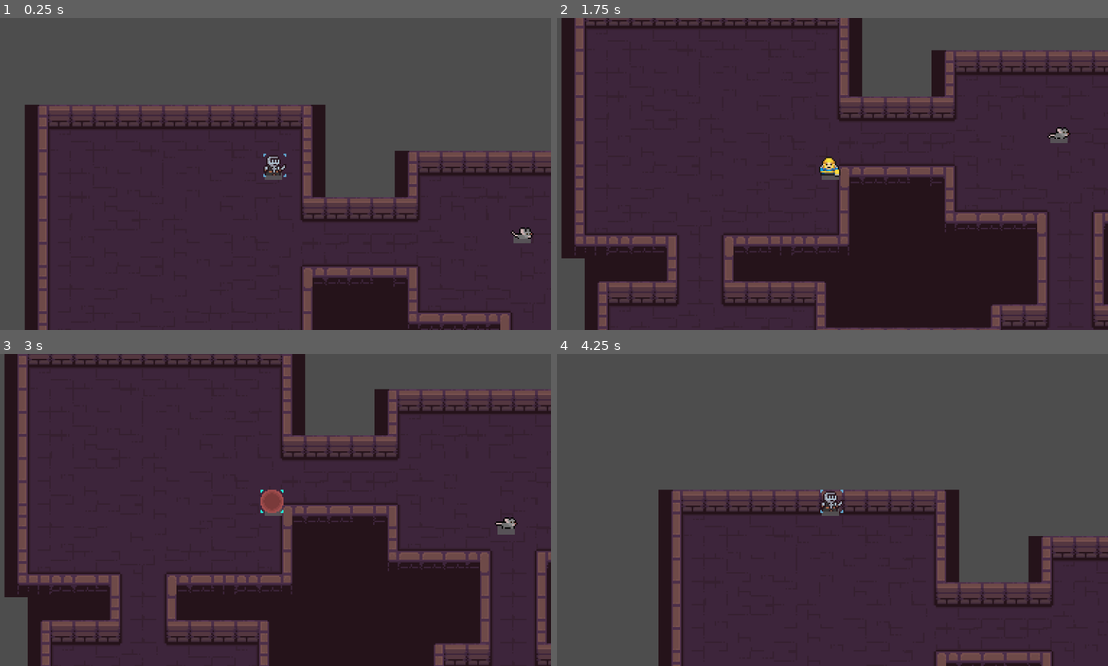
Above: before the commit, frames 1-4 (two rows, left to right).
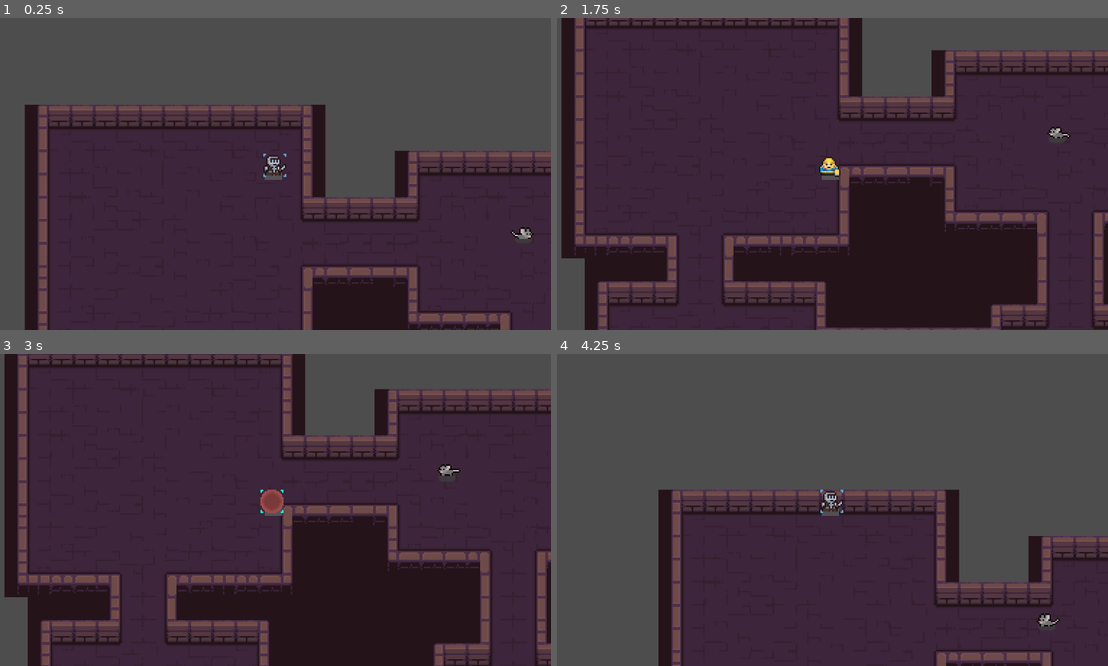
Above: after the commit, the same moments.

Repository: Mlee671/too-many-cats-
Game: Godot game, scene res://Scenes/main.tscn
The game is run twice, just before and just after one commit, with the same random seed, the same clock (stepped at 60 frames per second) and the same inputs.
Inputs (mouse positions are in pixels of both pictures, inside the frame that each line leads up to):
- Up to frame 1 (0.25 s): no input
- Up to frame 2 (1.75 s): tap Enter at 0.5 s; move the mouse to (953, 158) at 0.52 s; hold Right (Right) 0.53-1.28 s; tap Space (ability) at 0.6 s; move the mouse to (716, 189) at 1.27 s; hold S (Down) from 1.28 s (still down); right-click (716, 189) at 1.35 s
- Up to frame 3 (3 s): move the mouse to (330, 441) at 2.02 s; release S (Down) at 2.03 s; press the mouse at (330, 441) at 2.03 s; hold Right (Right) 2.03-2.78 s; move the mouse to (247, 572) at 2.77 s; release the mouse at (247, 572) at 2.78 s; hold W (Up) from 2.78 s (still down); tap Space (ability) at 2.85 s
- Up to frame 4 (4.25 s): move the mouse to (997, 556) at 3.52 s; release W (Up) at 3.53 s; hold A (Left) from 3.53 s (still down); right-click (997, 556) at 3.6 s

The runs differ from the first frame. In frame 1, less than 0.1% of the frame differs, in the area x 93-97%, y 69-73%; in frame 2, 0.1%; in frame 3, 0.3%, in the area x 79-94%, y 35-58%; in frame 4, 0.1%.

Commit message:
debug warnings fixed, enemy shadow fixed to capsule instead of rect

Diff:
--- a/entity/enemy/Enemy.tscn
+++ b/entity/enemy/Enemy.tscn
@@ -4,6 +4,14 @@
 [ext_resource type="PackedScene" uid="uid://cu7va32w0ae3h" path="res://entity/enemy/health/HealthBar.tscn" id="2_2vbla"]
 [ext_resource type="Script" uid="uid://c0rwmgxx271u3" path="res://entity/enemy/vision_radius.gd" id="3_3vmdj"]
 [ext_resource type="Script" uid="uid://cwqusbmtuox3n" path="res://entity/enemy/enemy_animation.gd" id="3_23wh4"]
+
+[sub_resource type="StyleBoxFlat" id="StyleBoxFlat_23wh4"]
+bg_color = Color(0.24313726, 0.24313726, 0.24313726, 0.7921569)
+corner_radius_top_left = 1000
+corner_radius_top_right = 1000
+corner_radius_bottom_right = 1000
+corner_radius_bottom_left = 1000
+corner_detail = 15
 
 [sub_resource type="CapsuleShape2D" id="CapsuleShape2D_pux1x"]
 radius = 5.0
@@ -35,11 +43,11 @@
 
 [node name="visual" type="Node2D" parent="." unique_id=1227261934]
 
-[node name="shadow" type="ColorRect" parent="visual" unique_id=1237059839]
+[node name="shadow" type="Panel" parent="visual" unique_id=167189831]
 offset_left = -13.0
 offset_right = 13.0
 offset_bottom = 8.0
-color = Color(0.36862746, 0.36862746, 0.36862746, 0.7921569)
+theme_override_styles/panel = SubResource("StyleBoxFlat_23wh4")
 
 [node name="texture" type="Sprite2D" parent="visual" unique_id=1680913945]
 
--- a/entity/enemy/basic_ranged/BasicRangedEnemy.tscn
+++ b/entity/enemy/basic_ranged/BasicRangedEnemy.tscn
@@ -120,9 +120,9 @@
 [node name="BasicRangedEnemy" unique_id=310538941 instance=ExtResource("1_enhxg")]
 script = ExtResource("2_ocqek")
 
-[node name="shadow" parent="visual" parent_id_path=PackedInt32Array(1227261934) index="0" unique_id=1237059839]
-offset_left = -6.0
-offset_right = 6.0
+[node name="shadow" parent="visual" parent_id_path=PackedInt32Array(1227261934) index="0" unique_id=167189831]
+offset_left = -5.0
+offset_right = 7.0
 offset_bottom = 6.0
 
 [node name="texture" parent="visual" parent_id_path=PackedInt32Array(1227261934) index="1" unique_id=1680913945]
@@ -130,7 +130,7 @@
 hframes = 4
 vframes = 6
 
-[node name="hitbox" parent="." index="1" unique_id=1076322931]
+[node name="Hitbox" parent="." index="1" unique_id=1076322931]
 position = Vector2(0, -1)
 rotation = 1.5707964
 
--- a/entity/enemy/basic_ranged/basic_ranged_enemy.gd
+++ b/entity/enemy/basic_ranged/basic_ranged_enemy.gd
@@ -6,8 +6,3 @@
 	move_speed = 30.0
 	accel = 20.0
 	super._ready()
-
-
-# Called every frame. 'delta' is the elapsed time since the previous frame.
-func _process(delta: float) -> void:
-	pass
--- a/entity/enemy/enemy.gd
+++ b/entity/enemy/enemy.gd
@@ -6,7 +6,7 @@
 @export var vision_range: float
 
 @export var move_speed: float
-@export var accel: int
+@export var accel: float
 
 ## Emitted when enemy has taken damage
 signal damage(amount: int)
@@ -19,6 +19,8 @@
 var enemyState := BEHAVIOUR.WANDER
 var wander_stalling := false
 
+var attack_logic_flag := false
+
 @onready var wander_timer := $WanderTimer
 @onready var nav_agent := $NavigationAgent2D
 @onready var vision := $VisionRadius
@@ -27,10 +29,10 @@
 @onready var visual := $visual
 @onready var hitbox := $Hitbox
 
-func nearby_vector(range: Vector2) -> Vector2i:
-	return Vector2i(
-		randi_range(position.x - range.x, position.x + range.x),
-		randi_range(position.y - range.y, position.y + range.y))
+func nearby_vector(tile_range: Vector2) -> Vector2:
+	return Vector2(
+		randf_range(position.x - tile_range.x, position.x + tile_range.x),
+		randf_range(position.y - tile_range.y, position.y + tile_range.y))
 
 func _ready() -> void:
 	vision.target = target
@@ -47,7 +49,9 @@
 	nav_agent.target_position = nearby_vector(tilemap.map_to_local(Vector2i(6, 6)))
 
 func attack_logic() -> void:
-	push_error("Attack Logic not implemented. Must be overwritten.")
+	if not attack_logic_flag:
+		attack_logic_flag = true
+		push_warning("Attack Logic not implemented. Must be overwritten.")
 
 func _physics_process(delta: float) -> void:
 	if vision.can_see_player():
--- a/entity/enemy/enemy_animation.gd
+++ b/entity/enemy/enemy_animation.gd
@@ -2,6 +2,6 @@
 
 var no_interrupt := false
 
-func play_animation(name: StringName):
+func play_animation(anim_name: StringName):
 	if not no_interrupt:
-		super.play(name)
+		super.play(anim_name)
